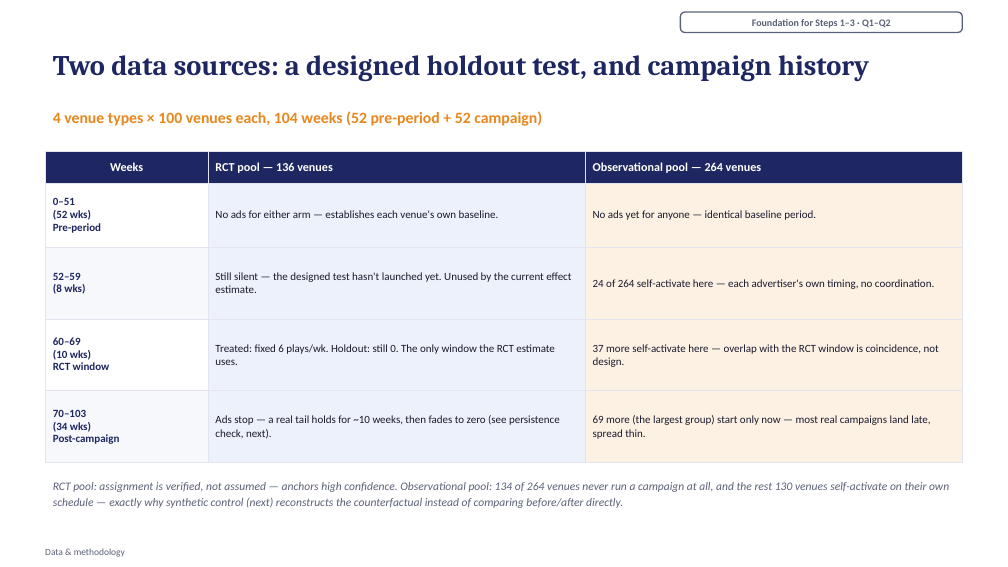
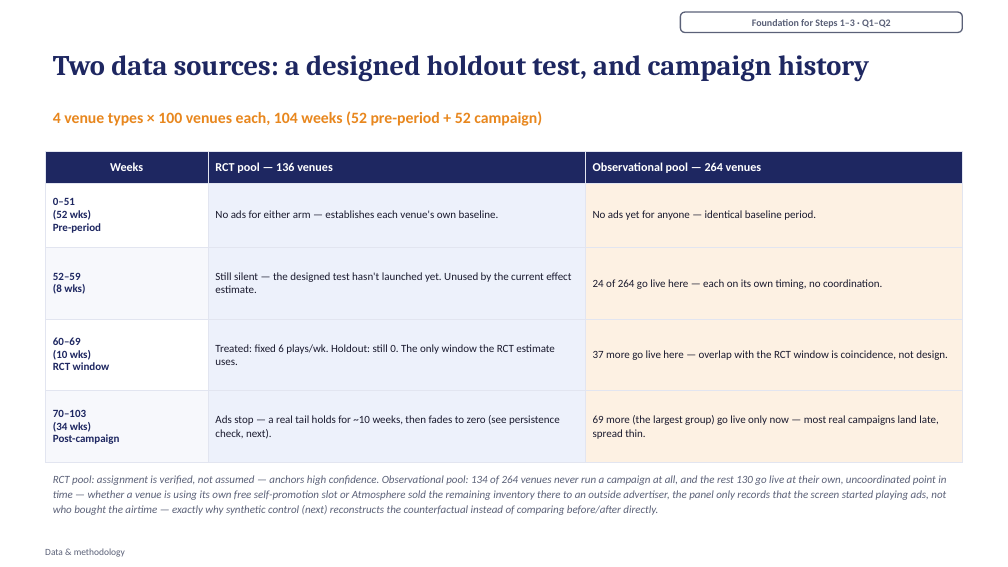
Before and after one commit to crystal1361/atmosphere-dooh-measurement, a slide deck: slide 6 of deck/AtmosphereTV_DOOH_Measurement.pptx. Drawn at 1008x567 pixels with LibreOffice and Linux fonts; fonts in the diff are those of the drawing. Boxes give left, top, right and bottom in pixels: in the first picture for what was removed or moved away, otherwise in the second. Text is boxed around its words. In the diff, an @@ line names an element or a change of style, - is before the commit and + after.

```diff
--- a/deck/AtmosphereTV_DOOH_Measurement.pptx
+++ b/deck/AtmosphereTV_DOOH_Measurement.pptx
@@ table at (x1=45, y1=151, x2=963, y2=448) @@
-row 3, column 3: 24 of 264 self-activate here — each advertiser's own timing, no coordination.
+row 3, column 3: 24 of 264 go live here — each on its own timing, no coordination.
-row 4, column 3: 37 more self-activate here — overlap with the RCT window is coincidence, not design.
+row 4, column 3: 37 more go live here — overlap with the RCT window is coincidence, not design.
-row 5, column 3: 69 more (the largest group) start only now — most real campaigns land late, spread thin.
+row 5, column 3: 69 more (the largest group) go live only now — most real campaigns land late, spread thin.
@@ text at (x1=53, y1=475, x2=946, y2=515): text changed; size 11 to 10.5 pt @@
-RCT pool: assignment is verified, not assumed — anchors high confidence. Observational pool: 134 of 264 venues never run a campaign at all, and the rest 130 venues self-activate on their own schedule — exactly why synthetic control (next) reconstructs the counterfactual instead of comparing before/after directly.
+RCT pool: assignment is verified, not assumed — anchors high confidence. Observational pool: 134 of 264 venues never run a campaign at all, and the rest 130 go live at their own, uncoordinated point in time — whether a venue is using its own free self-promotion slot or Atmosphere sold the remaining inventory there to an outside advertiser, the panel only records that the screen started playing ads, not who bought the airtime — exactly why synthetic control (next) reconstructs the counterfactual instead of comparing before/after directly.
```
Also in this commit, not shown: 2 other files.
